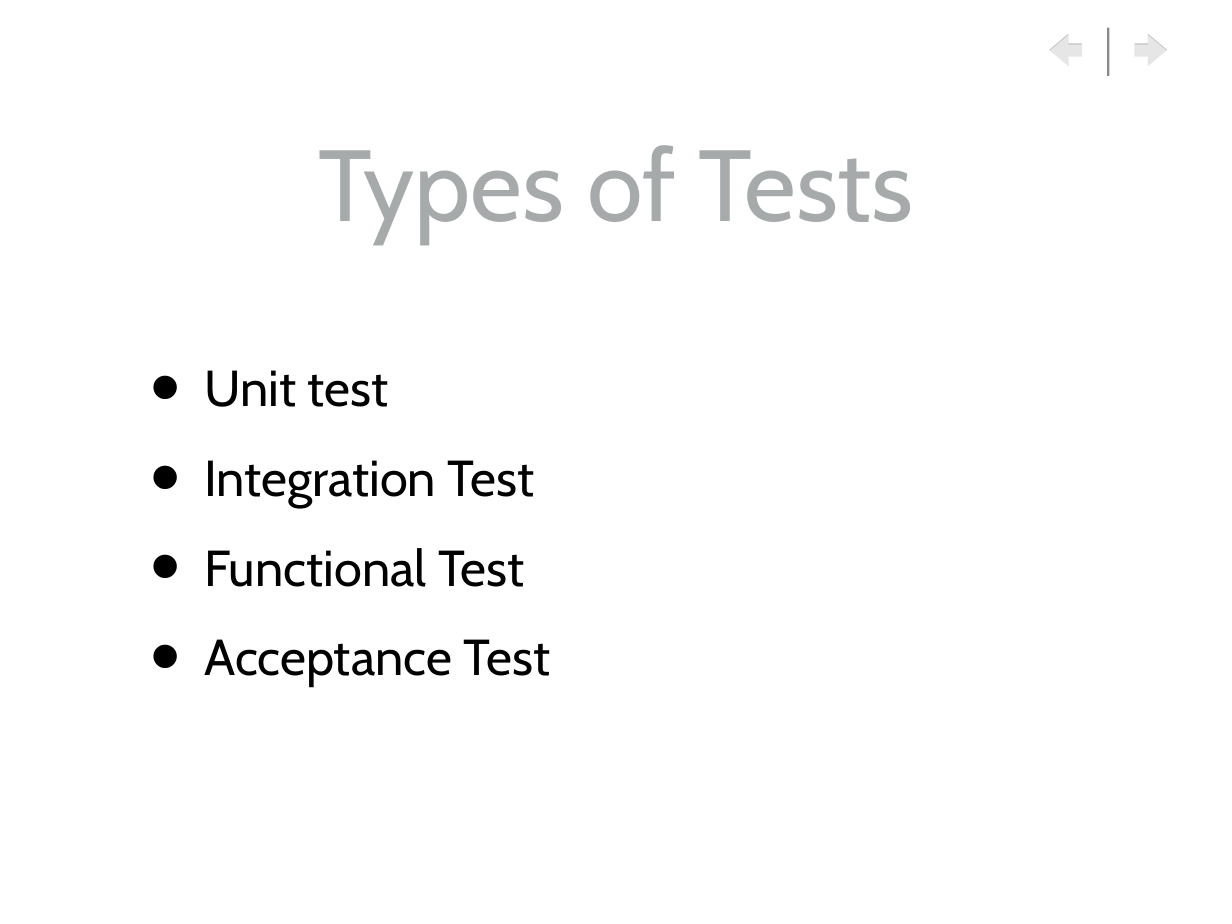
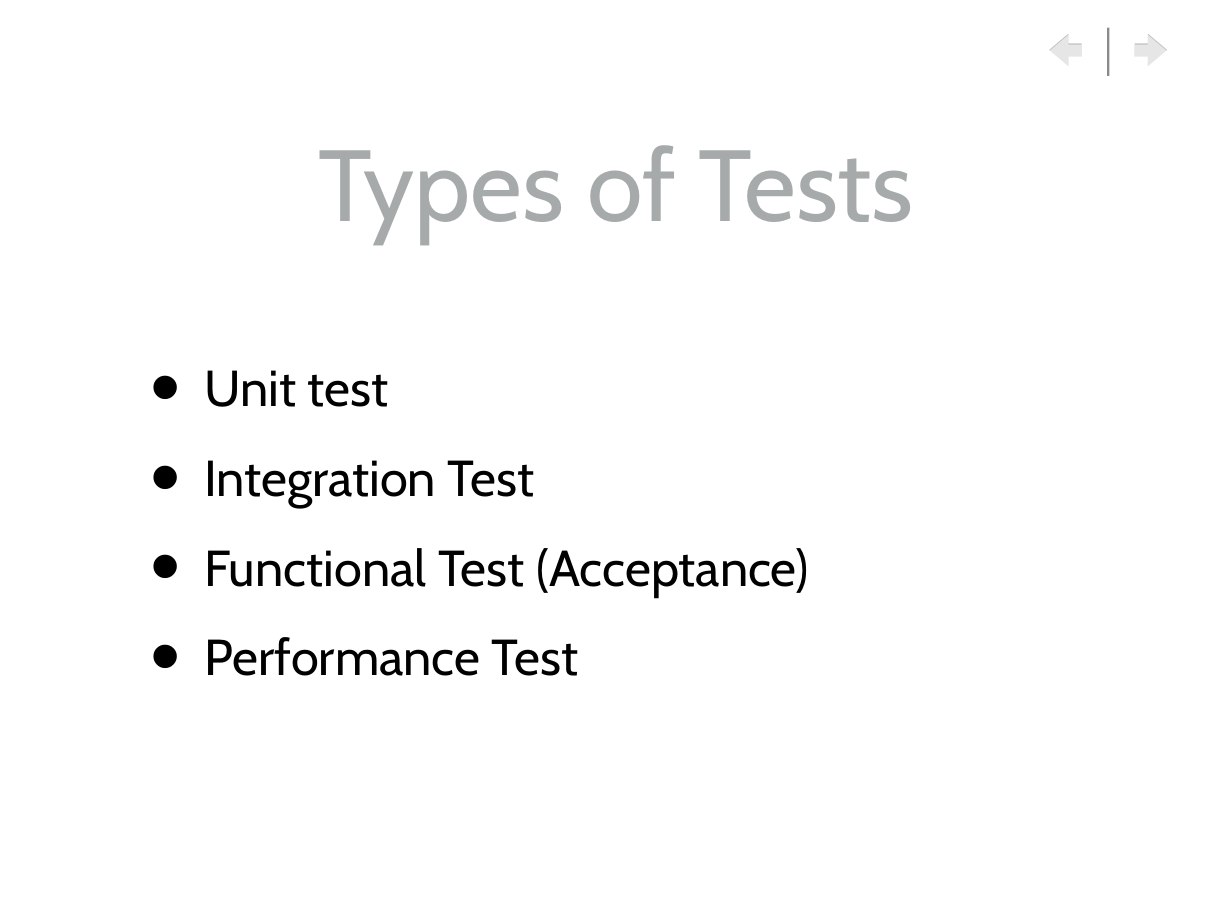
Before and after one commit to RaviVaranasi/mocktesting, a slide deck: slide 3 of docs/MockingGroovyTesting.ppt. Drawn at 1232x924 pixels with LibreOffice and Linux fonts; fonts in the diff are those of the drawing; background and template pictures are left out. Boxes give left, top, right and bottom in pixels: in the first picture for what was removed or moved away, otherwise in the second. Text is boxed around its words. In the diff, an @@ line names an element or a change of style, - is before the commit and + after.

```diff
--- a/docs/MockingGroovyTesting.ppt
+++ b/docs/MockingGroovyTesting.ppt
@@ text at (205, 548, 809, 676): text changed @@
-• Functional Test
-• Acceptance Test
+• Functional Test (Acceptance)
+• Performance Test
```
Also in this commit, not shown: 1 other slide changed.
